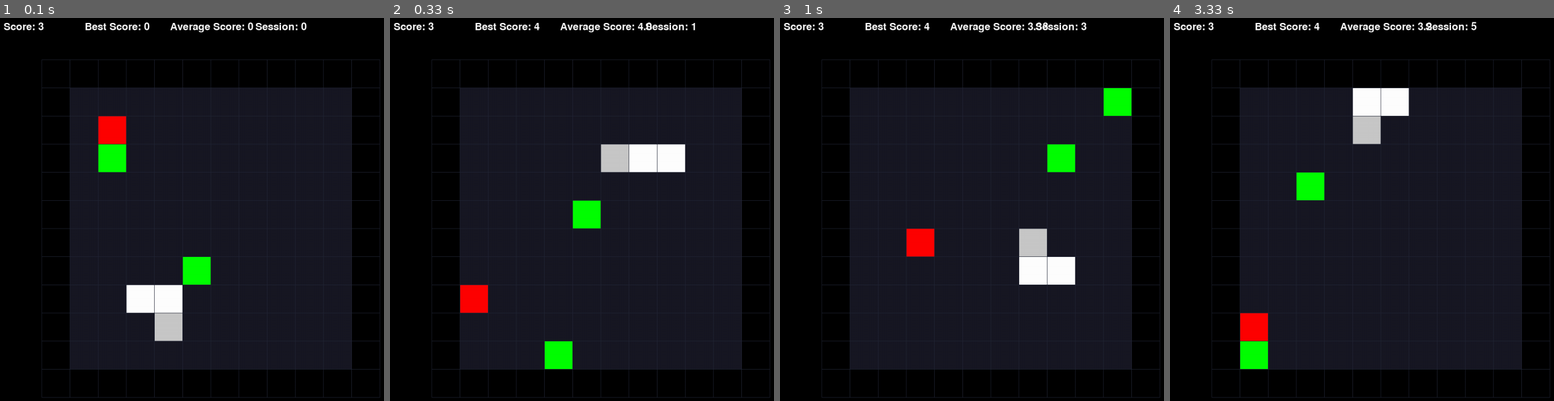
Above: before the commit, frames 1-4 (left to right).
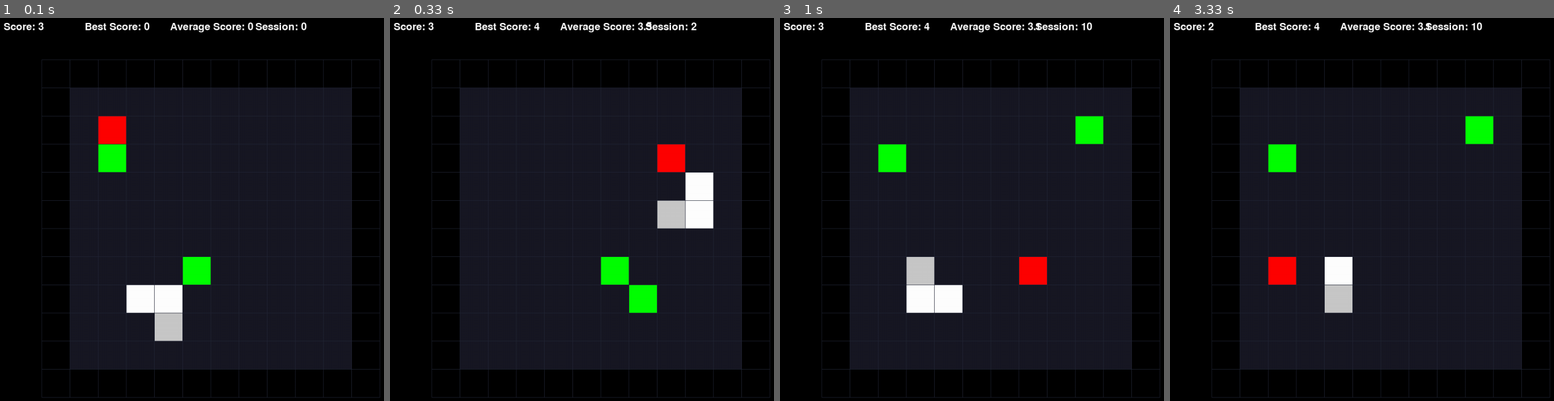
Above: after the commit, the same moments.

Repository: Romeovcn/L2S
Game: pygame game, started from main.py
Two runs of this game, one before a commit and one after it. Both use one fixed random seed, a clock stepped at 60 frames per second and the inputs below.
Inputs:
- Up to frame 1 (0.1 s): no input
- Up to frame 2 (0.33 s): no input
- Up to frame 3 (1 s): tap Space at 0.33 s
- Up to frame 4 (3.33 s): tap P at 1.67 s; hold A 2.5-3.03 s; hold S from 3.07 s (still down)

Frame 1 is identical in both runs. In frame 2, 6.0% of the frame differs, in the area x 18-85%, y 0-92%; in frame 3, 6.0%, in the area x 25-92%, y 1-78%; in frame 4, 6.0%.

Commit message:
prevent going backward with size of 1

Diff:
--- a/game_engine/events.py
+++ b/game_engine/events.py
@@ -3,40 +3,44 @@
 from game_engine.game_algorithm import is_move_legal
 from q_learning.ai import calculate_next_move
 
-def check_key_events(pygame, running, direction, pause, map, q_table, epsilon, learn):
+def check_key_events(pygame, running, direction, pause, map, q_table, epsilon, learn, need_update=False):
 	"""
 	Returns: running(True|False), direction(direction|None), pause(True|False)
 	"""
 	for event in pygame.event.get():
 		if event.type == pygame.QUIT: # Check for QUIT event
-			return False, None, True
+			return False, None, True, False
 
 		if event.type == pygame.KEYDOWN: # Check for KEYDOWN event
 			key = pygame.key.get_pressed()
 			if key[pygame.K_ESCAPE] or key[pygame.K_q]:
-				return False, None, True
-			elif key[pygame.K_w] and pause and is_move_legal(map, "UP"): # and check_move_validty: #  and pause:
+				return False, None, True, False
+			elif key[pygame.K_w] and pause and is_move_legal("UP", direction): # and check_move_validty: #  and pause:
+				need_update = True
 				direction = "UP"
-			elif key[pygame.K_s] and pause and is_move_legal(map, "DOWN"): #  and pause:
+			elif key[pygame.K_s] and pause and is_move_legal("DOWN", direction): #  and pause:
+				need_update = True
 				direction = "DOWN"
-			elif key[pygame.K_a] and pause and is_move_legal(map, "LEFT"): #  and pause:
+			elif key[pygame.K_a] and pause and is_move_legal("LEFT", direction): #  and pause:
+				need_update = True
 				direction = "LEFT"
-			elif key[pygame.K_d] and pause and is_move_legal(map, "RIGHT"): #  and pause:
+			elif key[pygame.K_d] and pause and is_move_legal("RIGHT", direction): #  and pause:
+				need_update = True
 				direction = "RIGHT"
 			elif key[pygame.K_p]: # Pause the game
 				print("AI is paused")
 				pause = True if not pause else False
-			elif key[pygame.K_SPACE]: # Play turn by turn
-				if pause:
-					direction = calculate_next_move(map, epsilon, q_table, learn)
-		# 	# elif key[pygame.K_UP]: # Augment speed
-		# 	# 	speed = speed - 0.1 if speed - 0.1 > 0 else 0
-		# 	# 	print(f"{GREEN}Speed: {speed}{RESET}")
-		# 	# elif key[pygame.K_DOWN]: # Decrease speed
+			elif key[pygame.K_SPACE] and pause: # Play turn by turn
+				direction = calculate_next_move(map, epsilon, q_table, learn, direction)
+				need_update = True
 			elif key[pygame.K_b]: # Debug print
 				state = get_state(map)
 				print(f"State: {state}")
 				print(f"Q_values: {q_table[state]}")
 				# for action in ["UP", "DOWN", "LEFT", "RIGHT"]:
 				# 	print(f"{action}: {get_reward(state, action)}")
-	return running, direction, pause
+		# 	# elif key[pygame.K_UP]: # Augment speed
+		# 	# 	speed = speed - 0.1 if speed - 0.1 > 0 else 0
+		# 	# 	print(f"{GREEN}Speed: {speed}{RESET}")
+		# 	# elif key[pygame.K_DOWN]: # Decrease speed
+	return running, direction, pause, need_update
--- a/game_engine/game_algorithm.py
+++ b/game_engine/game_algorithm.py
@@ -55,11 +55,19 @@
 	target_cell = map.map[pos_to_go[0]][pos_to_go[1]]
 	return {"value": target_cell, "coordinates": pos_to_go}
 
-def is_move_legal(map, direction):
-	snake_pos = map.snake_pos
-	target_cell = get_cell_value_and_coordinates(map, direction)
-	if len(snake_pos) > 1 and target_cell['coordinates'] == snake_pos[1]:
+def is_move_legal(new_direction, old_direction):
+	if new_direction == "UP" and old_direction == "DOWN":
 		return False
+	if new_direction == "DOWN" and old_direction == "UP":
+		return False
+	if new_direction == "LEFT" and old_direction == "RIGHT":
+		return False
+	if new_direction == "RIGHT" and old_direction == "LEFT":
+		return False
+	# snake_pos = map.snake_pos
+	# target_cell = get_cell_value_and_coordinates(map, direction)
+	# if len(snake_pos) > 1 and target_cell['coordinates'] == snake_pos[1]:
+	# 	return False
 	return True
 
 def is_move_valid(snake_pos, target_cell):
--- a/game_engine/generate_map.py
+++ b/game_engine/generate_map.py
@@ -77,7 +77,8 @@
 		available_pos = self.get_available_pos()
 		for _ in range(count):
 			if len(available_pos) == 0:
-				print(f"Error: No available position to generate {value} apple")
+				# print(f"Error: No available position to generate {value} apple")
+				return
 			random_position = random.choice(list(available_pos))
 			x, y = random_position
 			self.map[x][y] = value
--- a/main.py
+++ b/main.py
@@ -56,7 +56,7 @@
 		screen = None
 
 	map = Map(args.size)
-	game_data = {"epoch": 0, "nb_game": 0, "total_score": 0, "best_score": 0, "total_nb_moves": 0}
+	game_data = {"nb_game": 0, "total_score": 0, "best_score": 0, "total_nb_moves": 0}
 	speed = 0.5
 	running = True
 	pause = False
@@ -70,30 +70,32 @@
 		q_table = {}
 	clock = pygame.time.Clock()
 
-	for episode in range(args.sessions):
-		# print(f"Episode: {episode}")
+	for epoch in range(args.sessions):
 		map.generate_random_map()
 		direction = None
+		need_update = None
 		display_game(map, screen, game_data)
+		game_events = {"running": True, "direction": None, "pause": False, "need_update": None}
 		# map.print()
 
 		while running:
 			# current_time = pygame.time.get_ticks()
 			# for event in pygame.event.get():
 			if not args.hide_display:
-				running, direction, pause = check_key_events(pygame, running, direction, pause, map, q_table, epsilon, args.learn)
+				running, direction, pause, need_update = check_key_events(pygame, running, direction, pause, map, q_table, epsilon, args.learn, need_update)
 
 			if not pause:
-				direction = calculate_next_move(map, epsilon, q_table, args.learn)
+				direction = calculate_next_move(map, epsilon, q_table, args.learn, direction)
 				epsilon = max(min_epsilon, epsilon * epsilon_decay) # Decay epsilon
+				need_update = True
 
-			if direction:
+			if need_update:
 				move_validity = perform_move(map, direction, game_data)
 				if move_validity == -1:
 					break
 				display_game(map, screen, game_data)
 				game_data["total_nb_moves"] += 1
-				direction = None
+				need_update = None
 
 			# clock.tick(20)
 			pass
@@ -113,9 +115,6 @@
 	if args.save:
 		with open("q_values.txt", "w") as file:
 			json.dump(q_table, file)
-	# with open("q_values.txt", "r") as file:
-	# 	loaded_dict = json.load(file)
 
 if __name__ == "__main__":
-	# cProfile.run('main()')
 	main()
--- a/q_learning/ai.py
+++ b/q_learning/ai.py
@@ -4,8 +4,8 @@
 from q_learning.get_state import get_state
 from q_learning.reward import get_reward
 
-def calculate_next_move(map, epsilon, q_table, learn):
-	possible_moves = get_all_possible_moves(map) # Get list of possible moves
+def calculate_next_move(map, epsilon, q_table, learn, direction):
+	possible_moves = get_all_possible_moves(direction) # Get list of possible moves
 	state = get_state(map) # Get the current state of the game
 	action = choose_action(epsilon, possible_moves, q_table, state, learn) # Choose between Explore or Exploit
 	if learn:
@@ -46,13 +46,13 @@
 	action = max(possible_moves, key=Q_values.get)
 	return action
 
-def get_all_possible_moves(map): # Can be optimized
+def get_all_possible_moves(direction): # Can be optimized
 	directions = ["UP", "DOWN", "LEFT", "RIGHT"]
 	possible_moves = []
 
-	for direction in directions:
-		if is_move_legal(map, direction):
-			possible_moves.append(direction)
+	for new_direction in directions:
+		if is_move_legal(new_direction, direction):
+			possible_moves.append(new_direction)
 	return possible_moves
 
 def select_random_move(possible_moves):
